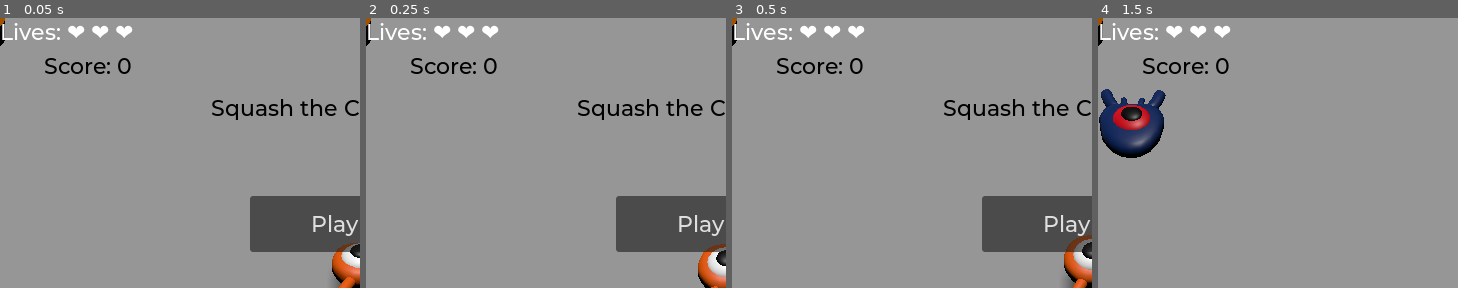
Above: before the commit, frames 1-4 (left to right).
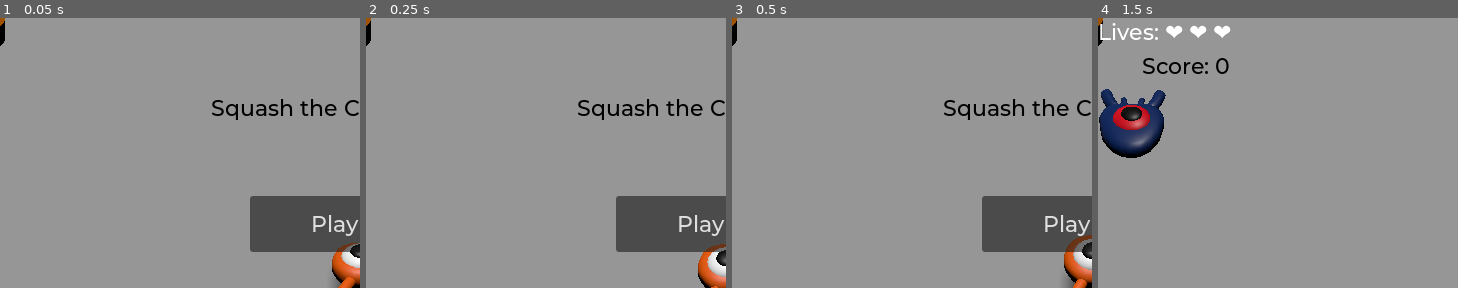
Above: after the commit, the same moments.

Repository: Ilesandres/godot-3d_squash_the_creeps_starter
Game: Godot game, scene res://main.tscn
Two runs of this game, one before a commit and one after it. Both use one fixed random seed, a clock stepped at 60 frames per second and the inputs below.
Inputs:
- Up to frame 1 (0.05 s): no input
- Up to frame 2 (0.25 s): no input
- Up to frame 3 (0.5 s): no input
- Up to frame 4 (1.5 s): click "Play" at 0.5 s; hold Right (move_right) from 1.28 s (still down)
The pictures show only the part of the screen within x 0-50%, y 0-50%; the shares and areas given below are measured in that part.

The runs differ from the first frame. In frame 1, 1.2% of the frame differs, in the area x 0-37%, y 1-21%; in frame 2, 1.2%; in frame 3, 1.2%; in frame 4, nothing differs.

Commit message:
ocultar vidas y puntaje en el menu inicial

Diff:
--- a/main.gd
+++ b/main.gd
@@ -7,6 +7,7 @@
 @onready var game_over_screen = $UI_Manager/GameOverScreen
 @onready var mob_timer = $MobTimer
 @onready var lives_label = $UI_Manager/LivesLabel
+@onready var score_label = $UI_Manager/ScoreLabel
 
 var player: CharacterBody3D
 
@@ -18,6 +19,9 @@
 	start_menu.show()
 	mob_timer.stop()
 
+	lives_label.hide()
+	score_label.hide()
+
 	spawn_player()
 
 func start_game():
@@ -26,7 +30,10 @@
 
 	player.show()
 
-	$UI_Manager/ScoreLabel.reset_score()
+	lives_label.show()
+	score_label.show()
+
+	score_label.reset_score()
 
 	mob_timer.start()
 
@@ -69,7 +76,7 @@
 	mob.initialize(mob_spawn_location.position, player_position)
 	add_child(mob)
 
-	mob.squashed.connect($UI_Manager/ScoreLabel._on_mob_squashed.bind())
+	mob.squashed.connect(score_label._on_mob_squashed.bind())
 
 func _on_player_hit():
 
@@ -78,7 +85,6 @@
 		get_tree().call_group("mobs", "queue_free")
 
 		player.stop_movement()
-
 
 		mob_timer.start()
 	else:
